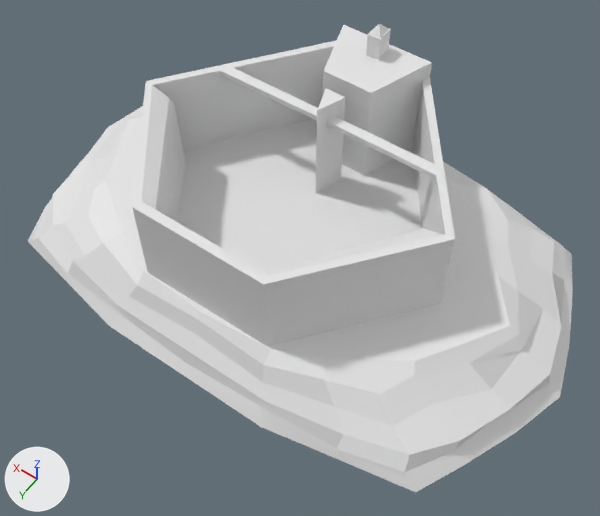
One commit to the FBX model Assets/Models/Epocas/Aang/Nacion del Fuego/Prision Roca Hirviente.fbx: the scene before it, then after it.
The view is the same before and after, from a 50 mm lens placed at (-26.2, 37.4, 55.8), pointed at (-2.9, 4.8, 4.7). Lighting does not change. The marker at lower left points along +X, +Y and +Z. Where no turn or scale is listed for an object, it has been applied to the vertices.

Before the edit, the objects in view are built like this:
```python
me_cube_001 = bpy.data.meshes.new('Cube.001')
me_cube_001.from_pydata(...)  # 194 vertices, 193 faces; spans x -24.5..23.3, y -15.3..15.3, z -3.8..1.0
me_plane = bpy.data.meshes.new('Plane')
me_plane.from_pydata(...)  # 257 vertices, 268 faces; spans x -14.0..14.0, y -11.3..12.8, z -1.0..11.7
ob_cube = bpy.data.objects.new('Cube', me_cube_001)
ob_cube.location = (0.04, 0.95, 3.72)
ob_plane = bpy.data.objects.new('Plane', me_plane)
ob_plane.location = (0.0, 0.0, 4.79)
```
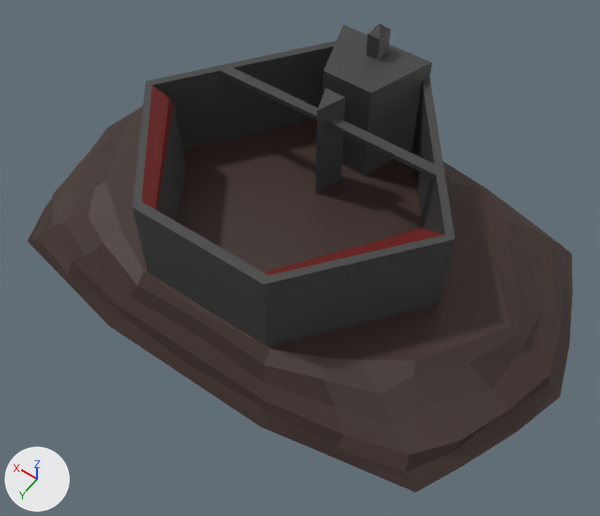
The edits, one by one:
Material 'Material.002' (mat_material_002) is new.
Its base color is (0.0452, 0.0242, 0.0192) (brown #3c2b26).
Material 'Techo' (mat_techo) is new.
Its base color is (0.141, 0.00522, 0.00456) (dark red #69100e).
Material 'Material.004' (mat_material_004) is new.
Its base color is (0.0536, 0.0536, 0.0536) (black #414141).
me_plane has 257 vertices, 268 faces and spans x -14.0..14.0, y -11.3..12.8, z -1.0..11.7.
me_plane is used by ob_plane; location (0.0, 0.0, 4.79).
me_plane part 1: 264 of the faces centred in x -12.4..12.4, y -11.3..12.8, z -1.0..11.2 switch from no material to mat_material_004 (black #414141).
me_plane part 2: all 4 faces centred in x -8.8..8.8, y 7.0..7.1, z 6.7..7.2 switch from no material to mat_techo (dark red #69100e).
me_cube_001 has 194 vertices, 193 faces and spans x -24.5..23.3, y -15.3..15.3, z -3.8..1.0.
me_cube_001 now uses material mat_material_002 (brown #3c2b26).

Boxes [x1, y1, x2, y2] around the edits, measured in the pictures (600 x 516 px):
'Cube', recoloured
    both: [28, 106, 573, 492]
part 1 of me_plane, recoloured (grey to black)
    both: [132, 24, 455, 346]
part 2 of me_plane, recoloured (white to red)
    both: [142, 85, 445, 275]
